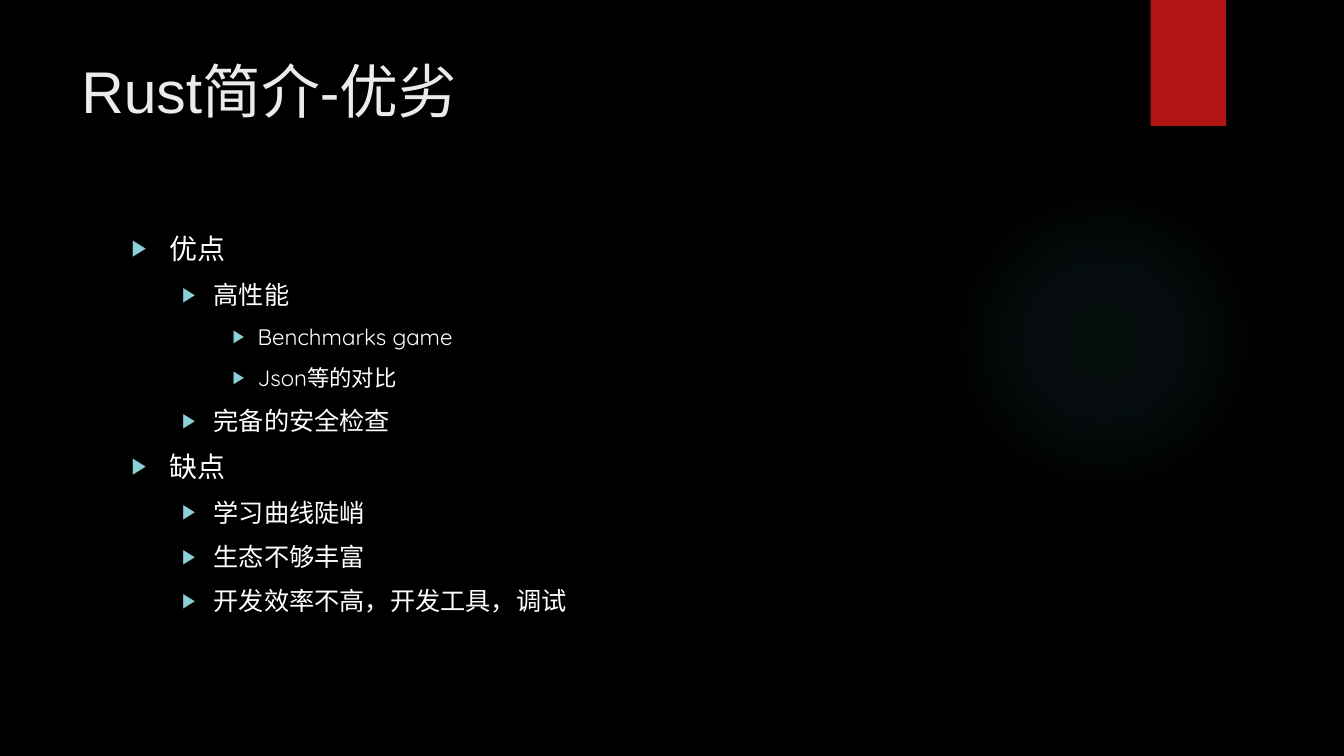
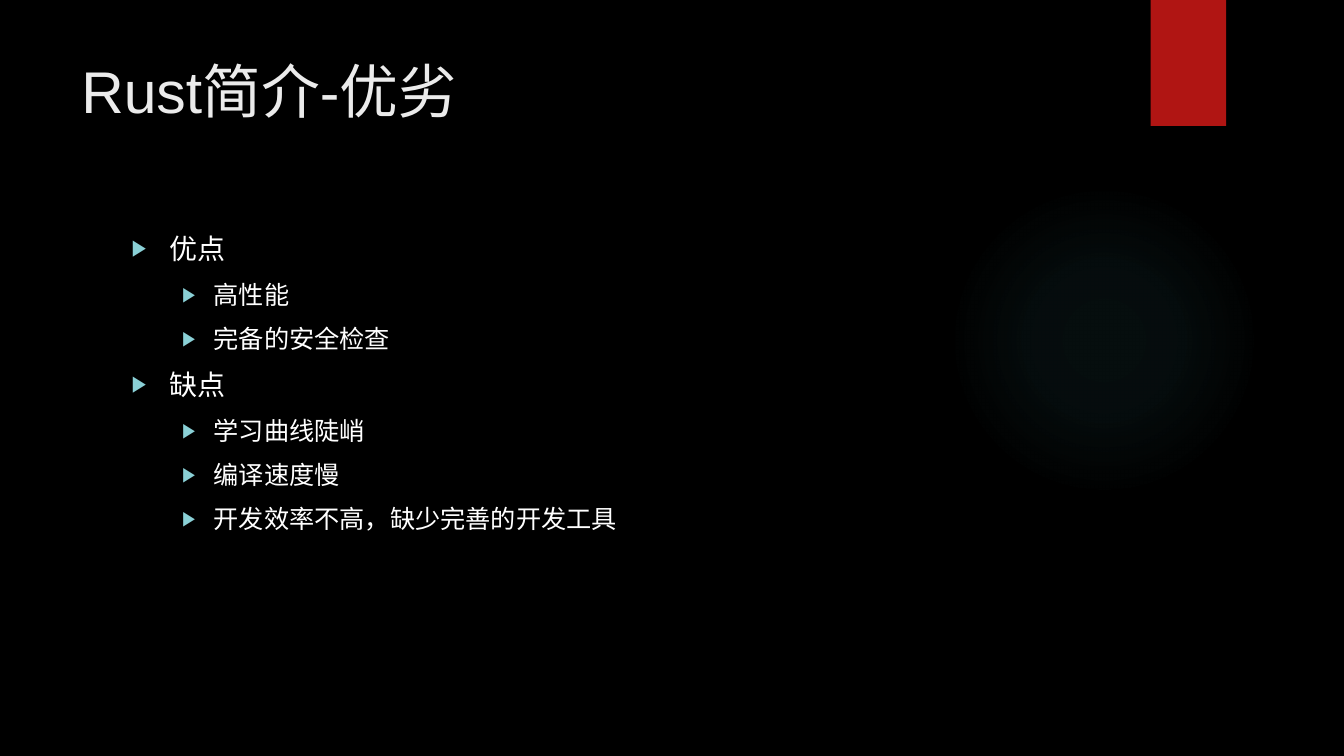
Before and after one commit to hengli-coder/rust_learning, a slide deck: slide 25 of Rust调研.pptx (slide 23 before the commit). Drawn at 1344x756 pixels with LibreOffice and Linux fonts; fonts in the diff are those of the drawing; background and template pictures are left out. Boxes give left, top, right and bottom in pixels: in the first picture for what was removed or moved away, otherwise in the second. Text is boxed around its words. In the diff, an @@ line names an element or a change of style, - is before the commit and + after.

```diff
--- a/Rust调研.pptx
+++ b/Rust调研.pptx
@@ text at (258,328,453,388): paragraphs removed @@
-    ▶ Benchmarks game
-    ▶ Json等的对比
@@ text at (214,462,617,531): text changed @@
-  ▶ 生态不够丰富
-  ▶ 开发效率不高，开发工具，调试
+  ▶ 编译速度慢
+  ▶ 开发效率不高，缺少完善的开发工具
```
Also in this commit, not shown: 10 other slides changed, 5 slides added, 1 slide removed, 2 other files.
